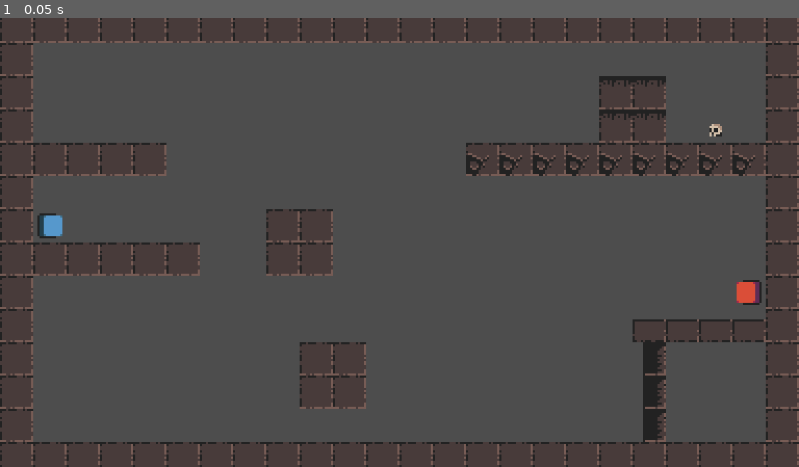
Above: before the commit, frame 1.
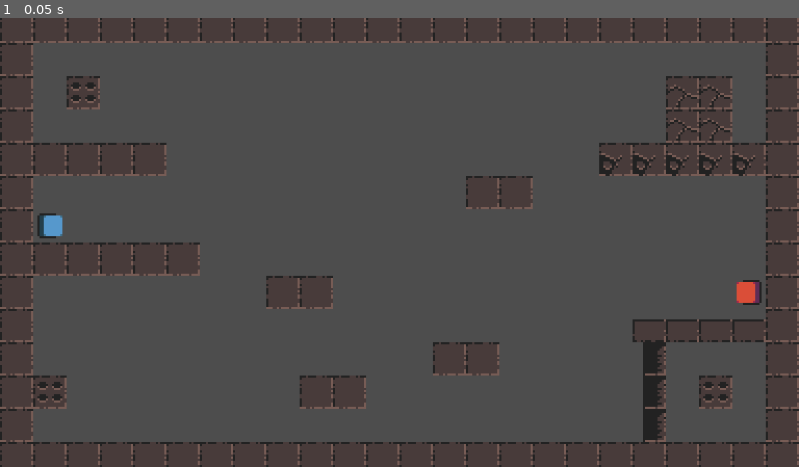
Above: after the commit, the same moment.

Repository: mrshark3959/Magnettwins-GODOT
Game: Godot game, scene res://Scenes/level6Polarity.tscn
Two runs of this game, one before a commit and one after it. Both use one fixed random seed, a clock stepped at 60 frames per second and the inputs below.
Inputs:
- Up to frame 1 (0.05 s): no input

The runs differ from the first frame. In frame 1, 2.2% of the frame differs, in the area x 4-92%, y 12-88%.

Commit message:
Made less cramped
Level 6 mock made less cramped

Diff:
--- a/Scenes/level6Polarity.tscn
+++ b/Scenes/level6Polarity.tscn
@@ -63,4 +63,4 @@
 tile_set = SubResource("TileSet_jh85g")
 collision_visibility_mode = 1
 format = 2
-layer_0/tile_data = PackedInt32Array(458740, 0, 0, 458741, 0 …(1044 unchanged characters)… 00, 0, 1, -196601, 0, 1, -196602, 0, 1, -196603, 0, 1, -196604, 0, 1, -196605, 0, 1, -196606, 0, 1, -262138, 262144, 1, -327674, 262144, 1, -327673, 262144, 1, -262137, 262144, 1, -262135, 65536, 5, 327687, 262144, 2, 262151, 262144, 2, 196615, 262144, 2, 131080, 327680, 1610612741, 131082, 327680, 1610612741, 131081, 327680, 1610612741, 131079, 327680, 1610612741, 65546, 0, 1610612740, -131083, 0, 0, -131082, 0, 0, -131081, 0, 0, -131080, 0, 0, -11, 131072, 1342177284, 65525, 0, 0, 65526, 0, 0, 65527, 0, 0, 65529, 0, 0, 65528, 0, 0, 327678, 0, 0, 327677, 0, 0, 262141, 0, 0, 262142, 0, 0, -3, 0, 0, -4, 0, 0, 65532, 0, 0, 65533, 0, 0)
+layer_0/tile_data = PackedInt32Array(458740, 0, 0, 458741, 0 …(1044 unchanged characters)… 00, 0, 1, -196601, 0, 1, -196602, 0, 1, 327687, 262144, 2, 262151, 262144, 2, 196615, 262144, 2, 131080, 327680, 1610612741, 131082, 327680, 1610612741, 131081, 327680, 1610612741, 131079, 327680, 1610612741, 65546, 0, 1610612740, -131083, 0, 0, -131082, 0, 0, -131081, 0, 0, -131080, 0, 0, -11, 131072, 1342177284, 65525, 0, 0, 65526, 0, 0, 65527, 0, 0, 65529, 0, 0, 65528, 0, 0, -262136, 65536, 0, -327672, 65536, 0, -327671, 65536, 0, -262135, 65536, 0, 327677, 0, 0, 327678, 0, 0, 196609, 0, 0, 196610, 0, 0, 131069, 0, 0, 131068, 0, 0, -131069, 0, 0, -131070, 0, 0, -262154, 0, 3, 262153, 0, 3, 327669, 0, 3)
